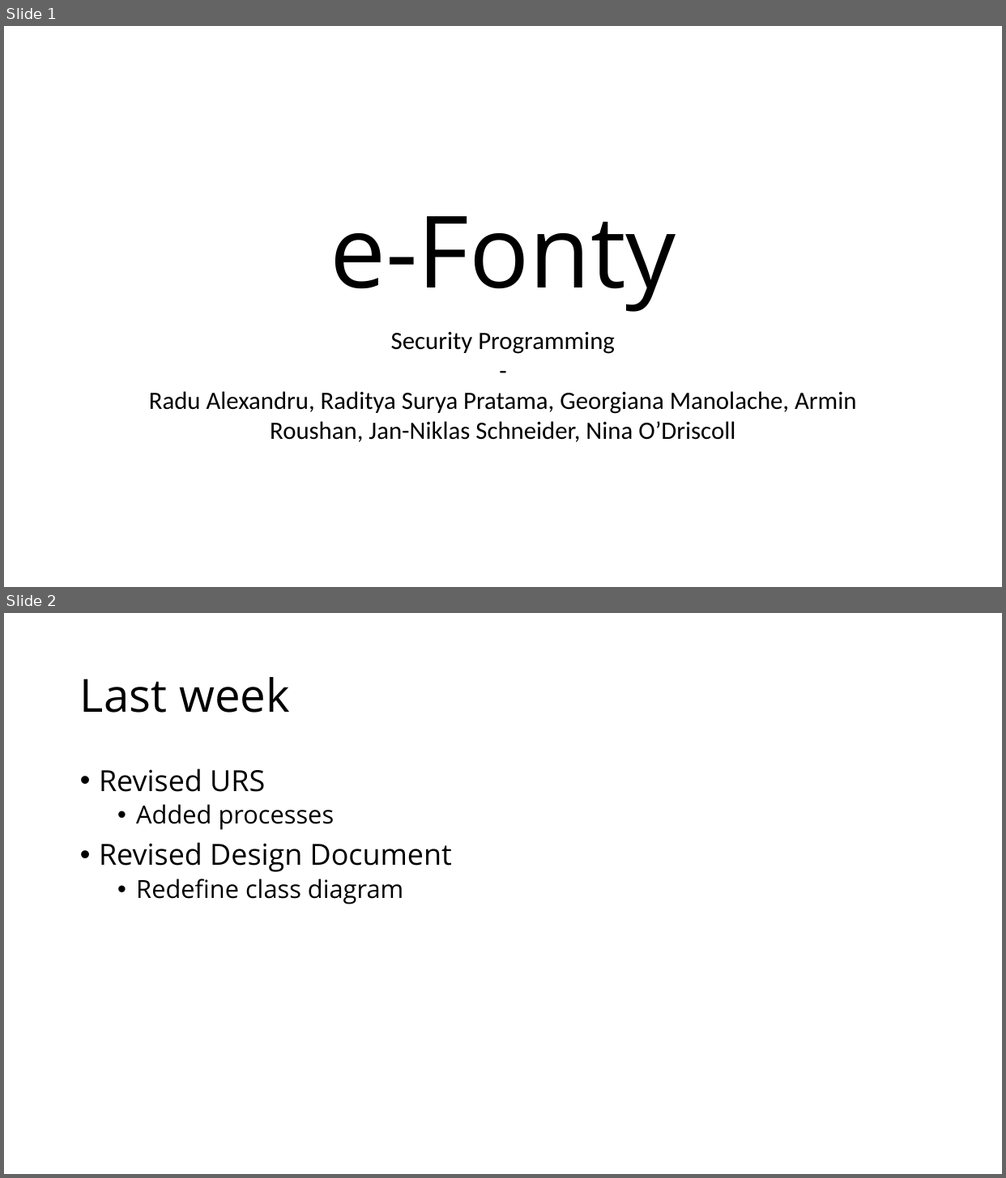
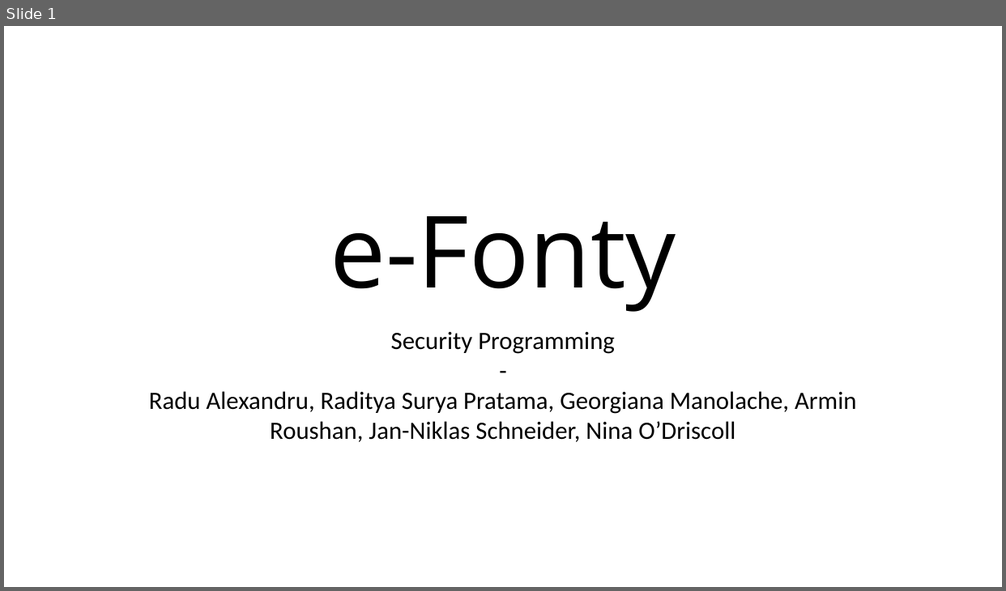
Before and after one commit to radityasurya/eFontys, a slide deck: Documentation/Final Presentation SePr.pptx. Shown one above the other, each under a label of ours: slides 1 and 2 before the commit, slide 1 after it. The pictures are 1006x1178 and 1006x591 pixels, drawn with LibreOffice and Linux fonts; fonts in the diff are those of the drawing. Boxes give left, top, right and bottom in pixels: in the first picture for what was removed or moved away, otherwise in the second. Text is boxed around its words. In the diff, an @@ line names an element or a change of style, - is before the commit and + after.

```diff
--- a/Documentation/Final Presentation SePr.pptx
+++ b/Documentation/Final Presentation SePr.pptx
@@ slide 2 removed at (x1=4, y1=613, x2=1002, y2=1174), background #FFFFFF @@
@@ title removed at (x1=80, y1=677, x2=290, y2=713) @@
-Last week
@@ text removed at (x1=99, y1=769, x2=452, y2=905) @@
-• Revised URS
-  • Added processes
-• Revised Design Document
-  • Redefine class diagram
```
Also in this commit, not shown: 4 slides added, 1 other slide removed, 1 other file.
